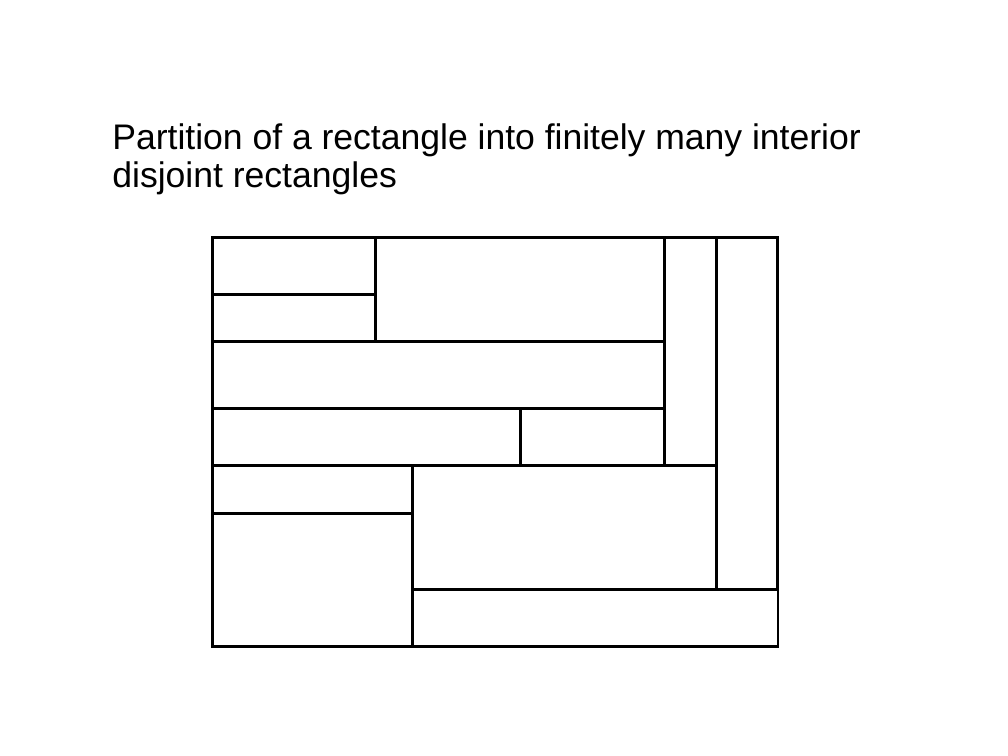
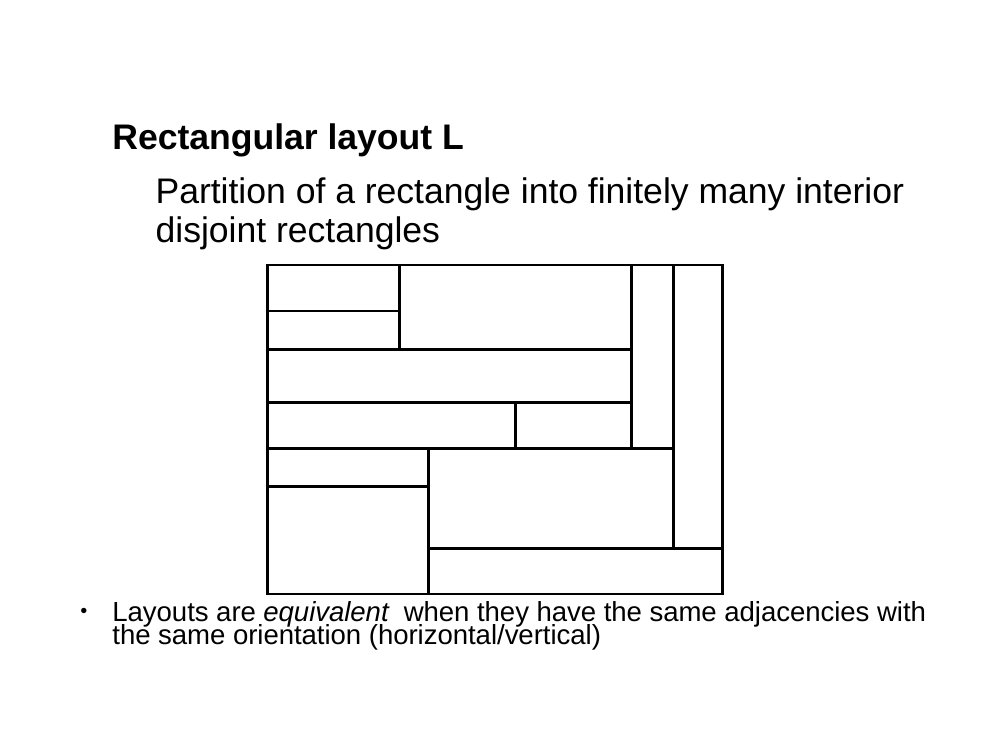
Before and after one commit to SanderBeekhuis/area-universal-duals, a slide deck: slide 3 of midtermtalk/talk.odp. Drawn at 1008x756 pixels with LibreOffice and Linux fonts; fonts in the diff are those of the drawing; background and template pictures are left out. Boxes give left, top, right and bottom in pixels: in the first picture for what was removed or moved away, otherwise in the second. Text is boxed around its words. In the diff, an @@ line names an element or a change of style, - is before the commit and + after.

```diff
--- a/midtermtalk/talk.odp
+++ b/midtermtalk/talk.odp
@@ text at (x1=442, y1=124, x2=464, y2=149): paragraph added @@
+Rectangular layout L
@@ text at (x1=156, y1=177, x2=904, y2=249): list level 1 to 2 in "Partition of a rectangle into ..." @@
@@ rectangle resized from (x1=212, y1=238, x2=777, y2=648) to (x1=268, y1=265, x2=723, y2=595) @@
@@ rectangle resized from (x1=212, y1=238, x2=376, y2=295) to (x1=268, y1=265, x2=400, y2=311) @@
@@ rectangle resized from (x1=376, y1=238, x2=665, y2=342) to (x1=399, y1=265, x2=631, y2=349) @@
@@ rectangle resized from (x1=665, y1=238, x2=717, y2=466) to (x1=632, y1=265, x2=674, y2=449) @@
@@ rectangle resized from (x1=717, y1=238, x2=778, y2=590) to (x1=673, y1=265, x2=723, y2=549) @@
@@ rectangle resized from (x1=212, y1=342, x2=665, y2=409) to (x1=268, y1=349, x2=632, y2=403) @@
@@ rectangle resized from (x1=520, y1=409, x2=665, y2=466) to (x1=516, y1=403, x2=632, y2=449) @@
@@ rectangle resized from (x1=212, y1=466, x2=413, y2=513) to (x1=268, y1=449, x2=429, y2=488) @@
@@ rectangle resized from (x1=413, y1=466, x2=717, y2=589) to (x1=429, y1=449, x2=674, y2=549) @@
@@ rectangle resized from (x1=212, y1=514, x2=413, y2=648) to (x1=268, y1=488, x2=429, y2=595) @@
@@ rectangle resized from (x1=413, y1=590, x2=778, y2=647) to (x1=429, y1=549, x2=723, y2=595) @@
@@ text added at (x1=112, y1=601, x2=926, y2=650), 21.6 pt, text #000000 @@
+● Layouts are equivalent when they have the same adjacencies with the same orientation (horizontal/vertical)
```
Also in this commit, not shown: 15 other slides changed, 13 slides added, 6 slides removed, 36 other files.
